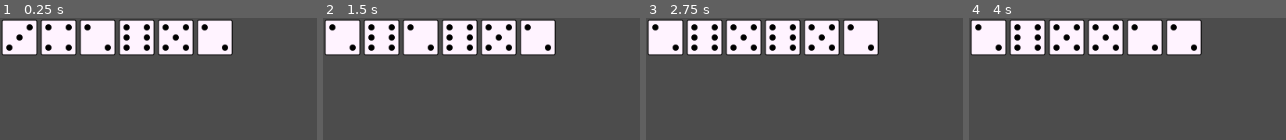
Above: before the commit, frames 1-4 (left to right).
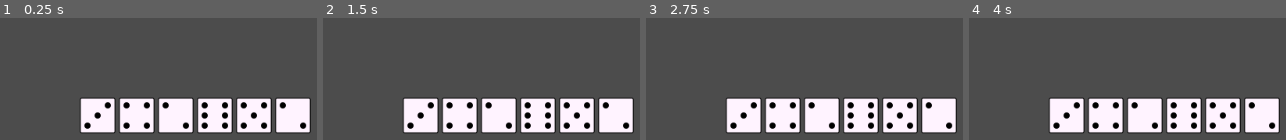
Above: after the commit, the same moments.

Repository: mraich/lantern
Game: Godot game, scene res://scenes/world.tscn
The game is run twice, just before and just after one commit, with the same random seed, the same clock (stepped at 60 frames per second) and the same inputs.
Inputs (mouse positions are in pixels of both pictures, inside the frame that each line leads up to):
- Up to frame 1 (0.25 s): no input
- Up to frame 2 (1.5 s): tap Enter at 0.5 s; move the mouse to (342, 36) at 0.52 s; click (342, 36) at 0.67 s; tap Space at 1.25 s; move the mouse to (383, 36) at 1.27 s; click (383, 36) at 1.42 s
- Up to frame 3 (2.75 s): tap Enter at 2 s; move the mouse to (744, 36) at 2.02 s; click (744, 36) at 2.17 s
- Up to frame 4 (4 s): tap Space at 2.75 s; move the mouse to (1105, 36) at 2.77 s; click (1105, 36) at 2.92 s; tap Enter at 3.5 s; move the mouse to (1146, 36) at 3.52 s; click (1146, 36) at 3.67 s

The runs differ from the first frame. In frame 1, 38% of the frame differs, in the area x 0-99%, y 1-95%; in frame 2, 38%; in frame 3, 38%; in frame 4, 38%.

Commit message:
World:: A dice_container elhelyezése a képernyőn.

Diff:
--- a/scenes/world.tscn
+++ b/scenes/world.tscn
@@ -7,4 +7,8 @@
 script = ExtResource( 1 )
 
 [node name="dice_container" parent="." instance=ExtResource( 2 )]
+margin_left = 100.0
+margin_top = 100.0
+margin_right = 100.0
+margin_bottom = 100.0
 alignment = 1
